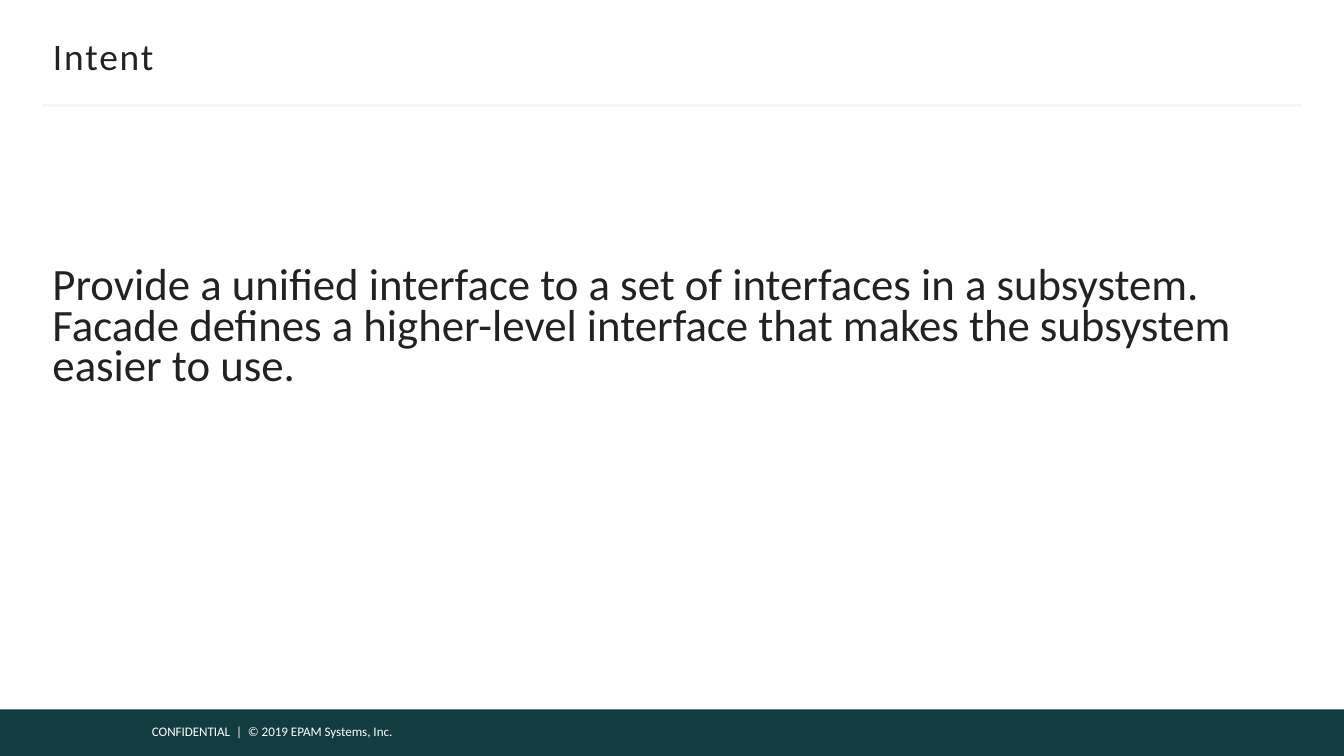
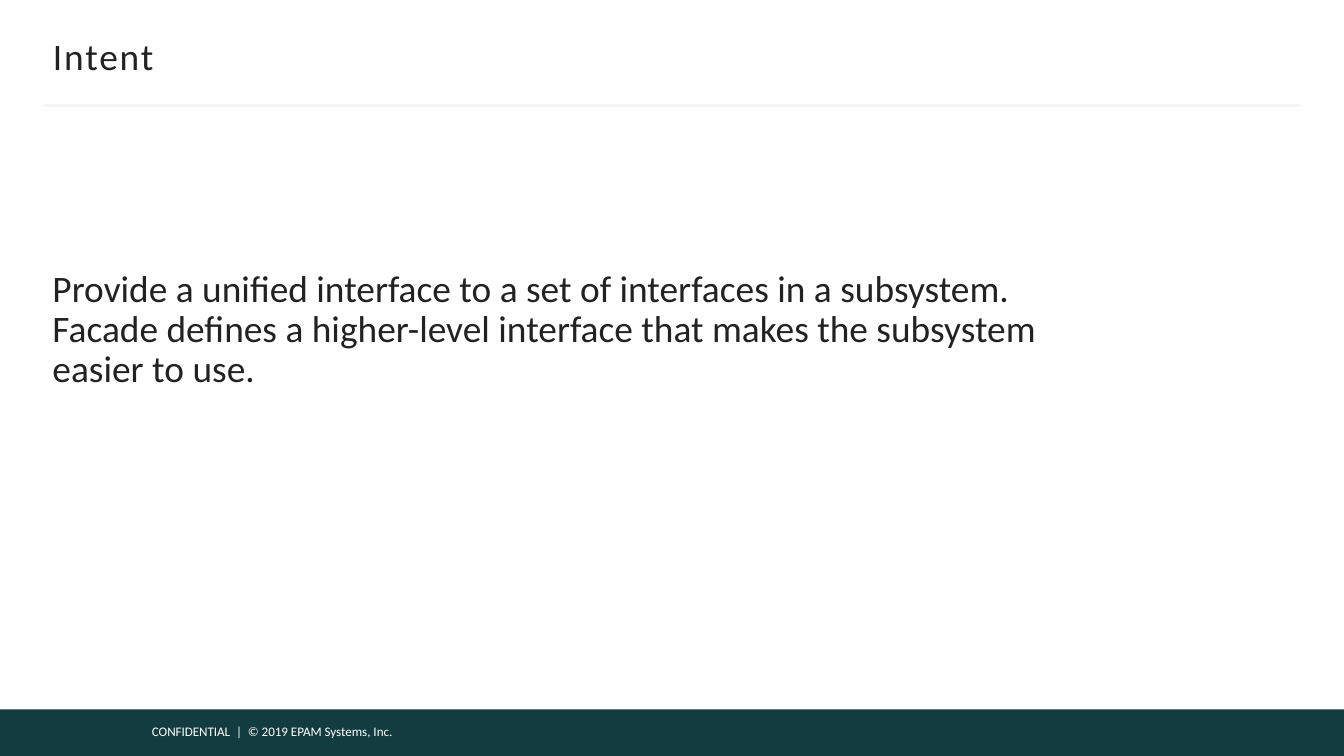
Before and after one commit to DenisPonizovkin/presentations, a slide deck: slide 17 of DesignPatterns.pptx (slide 11 before the commit). Drawn at 1344x756 pixels with LibreOffice and Linux fonts; fonts in the diff are those of the drawing; background and template pictures are left out. Boxes give left, top, right and bottom in pixels: in the first picture for what was removed or moved away, otherwise in the second. Text is boxed around its words. In the diff, an @@ line names an element or a change of style, - is before the commit and + after.

Commit message:
uml, facade, adapter

```diff
--- a/DesignPatterns.pptx
+++ b/DesignPatterns.pptx
@@ text "Provide a uniﬁed interface to ..." at [52, 276, 1035, 383]: size 24 to 20 pt @@
```
Also in this commit, not shown: 2 other slides changed, 22 slides added.
